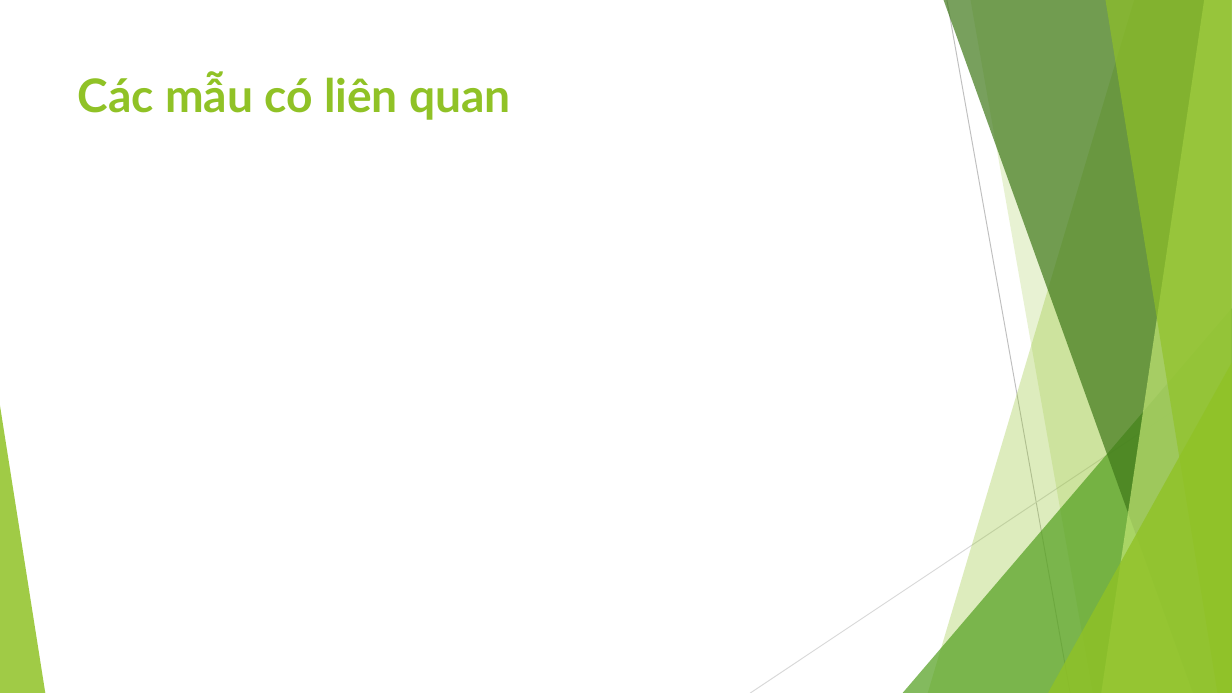
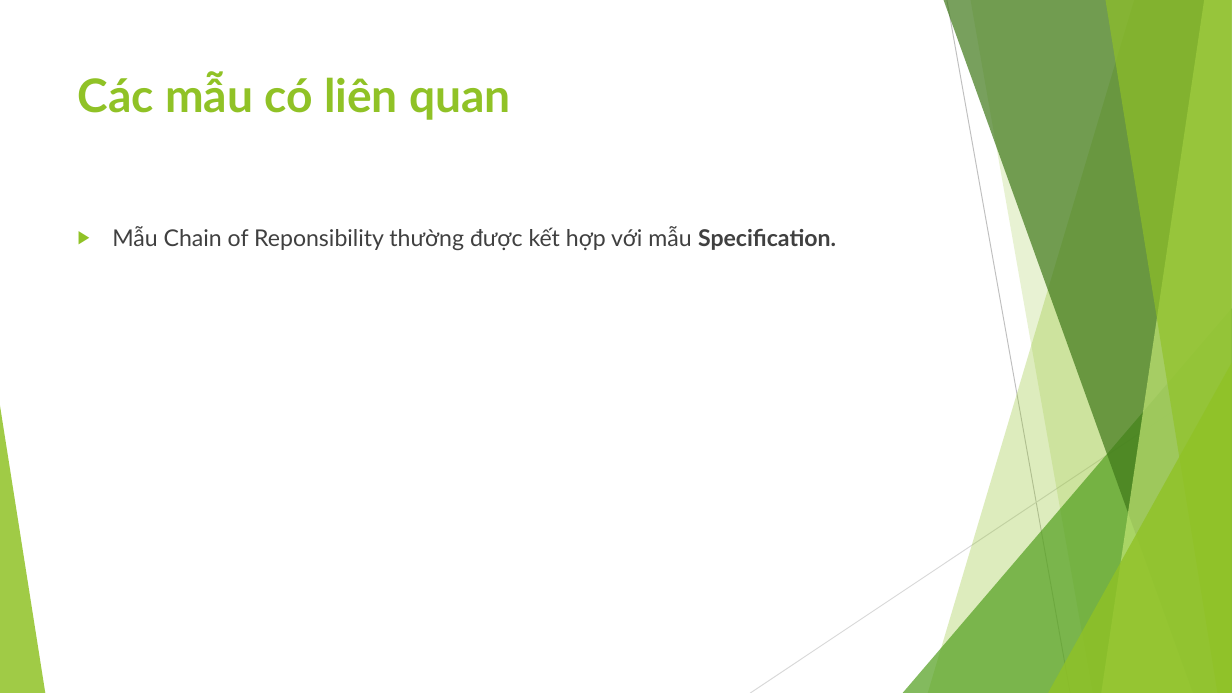
Before and after one commit to ChrisJamison/design_pattern, a slide deck: slide 11 of Báo cáo cuối kỳ/13. Chain of Responsibility/Slide.pptx. Drawn at 1232x693 pixels with LibreOffice and Linux fonts; fonts in the diff are those of the drawing. Boxes give left, top, right and bottom in pixels: in the first picture for what was removed or moved away, otherwise in the second. Text is boxed around its words. In the diff, an @@ line names an element or a change of style, - is before the commit and + after.

Commit message:
chain of responsibility

```diff
--- a/Báo cáo cuối kỳ/13. Chain of Responsibility/Slide.pptx
+++ b/Báo cáo cuối kỳ/13. Chain of Responsibility/Slide.pptx
@@ text added at (x1=112, y1=226, x2=836, y2=250), 18 pt, text #404040 @@
+▶ Mẫu Chain of Reponsibility thường được kết hợp với mẫu Specification.
```
Also in this commit, not shown: 9 other slides changed, 1 slide added, 2 slides removed, 13 other files.
